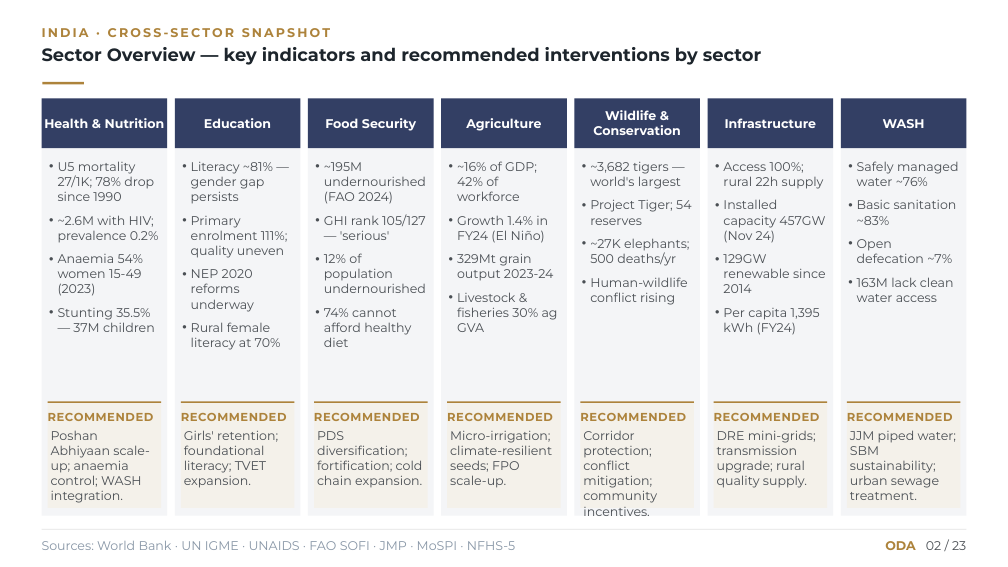
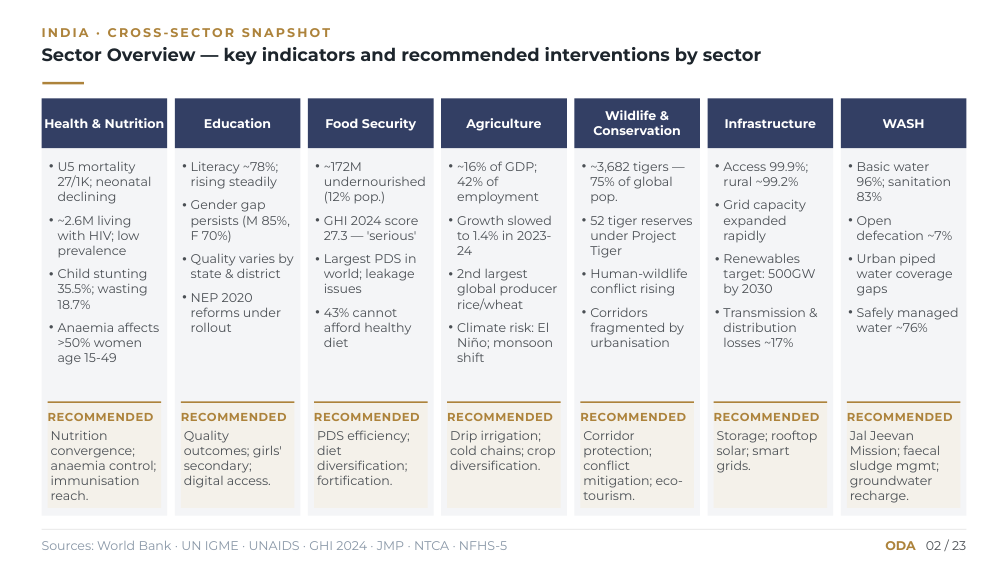
Before and after one commit to developmentihpc-cpu/cad-dashboard, a slide deck: slide 2 of docs/reports/India_Country_Proposal.pptx. Drawn at 1008x567 pixels with LibreOffice and Linux fonts; fonts in the diff are those of the drawing. Boxes give left, top, right and bottom in pixels: in the first picture for what was removed or moved away, otherwise in the second. Text is boxed around its words. In the diff, an @@ line names an element or a change of style, - is before the commit and + after.

```diff
--- a/docs/reports/India_Country_Proposal.pptx
+++ b/docs/reports/India_Country_Proposal.pptx
@@ text at box(58, 161, 160, 365): text changed @@
-• U5 mortality 27/1K; 78% drop since 1990
-• ~2.6M with HIV; prevalence 0.2%
-• Anaemia 54% women 15-49 (2023)
-• Stunting 35.5% — 37M children
+• U5 mortality 27/1K; neonatal declining
+• ~2.6M living with HIV; low prevalence
+• Child stunting 35.5%; wasting 18.7%
+• Anaemia affects >50% women age 15-49
@@ text at box(191, 162, 293, 332): text changed @@
-• Literacy ~81% — gender gap persists
-• Primary enrolment 111%; quality uneven
-• NEP 2020 reforms underway
-• Rural female literacy at 70%
+• Literacy ~78%; rising steadily
+• Gender gap persists (M 85%, F 70%)
+• Quality varies by state & district
+• NEP 2020 reforms under rollout
@@ text at box(324, 162, 426, 347): text changed @@
-• ~195M undernourished (FAO 2024)
-• GHI rank 105/127 — 'serious'
-• 12% of population undernourished
-• 74% cannot afford healthy diet
+• ~172M undernourished (12% pop.)
+• GHI 2024 score 27.3 — 'serious'
+• Largest PDS in world; leakage issues
+• 43% cannot afford healthy diet
@@ text at box(457, 161, 558, 362): text changed @@
-• ~16% of GDP; 42% of workforce
-• Growth 1.4% in FY24 (El Niño)
-• 329Mt grain output 2023-24
-• Livestock & fisheries 30% ag GVA
+• ~16% of GDP; 42% of employment
+• Growth slowed to 1.4% in 2023-24
+• 2nd largest global producer rice/wheat
+• Climate risk: El Niño; monsoon shift
@@ text at box(590, 162, 693, 258): text changed @@
-• ~3,682 tigers — world's largest
-• Project Tiger; 54 reserves
-• ~27K elephants; 500 deaths/yr
+• ~3,682 tigers — 75% of global pop.
+• 52 tiger reserves under Project Tiger
@@ text at box(723, 162, 815, 347): text changed @@
-• Access 100%; rural 22h supply
-• Installed capacity 457GW (Nov 24)
-• 129GW renewable since 2014
-• Per capita 1,395 kWh (FY24)
+• Access 99.9%; rural ~99.2%
+• Grid capacity expanded rapidly
+• Renewables target: 500GW by 2030
+• Transmission & distribution losses ~17%
@@ text at box(857, 162, 953, 296): paragraphs added @@
+• Basic water 96%; sanitation 83%
+• Open defecation ~7%
+• Urban piped water coverage gaps
@@ text at box(857, 200, 957, 302): paragraphs removed @@
-• Basic sanitation ~83%
-• Open defecation ~7%
-• 163M lack clean water access
@@ text at box(590, 308, 684, 347): paragraph added @@
+• Corridors fragmented by urbanisation
@@ text at box(51, 431, 156, 500): text changed @@
-Poshan Abhiyaan scale-up; anaemia control; WASH integration.
+Nutrition convergence; anaemia control; immunisation reach.
@@ text at box(184, 431, 282, 488): text changed @@
-Girls' retention; foundational literacy; TVET expansion.
+Quality outcomes; girls' secondary; digital access.
@@ text at box(317, 430, 410, 485): text changed @@
-PDS diversification; fortification; cold chain expansion.
+PDS efficiency; diet diversification; fortification.
@@ text at box(450, 431, 555, 470): text changed @@
-Micro-irrigation; climate-resilient seeds; FPO scale-up.
+Drip irrigation; cold chains; crop diversification.
@@ text at box(583, 431, 683, 500): text changed @@
-Corridor protection; conflict mitigation; community incentives.
+Corridor protection; conflict mitigation; eco-tourism.
@@ text at box(717, 430, 817, 473): text changed @@
-DRE mini-grids; transmission upgrade; rural quality supply.
+Storage; rooftop solar; smart grids.
@@ text at box(850, 431, 940, 503): text changed @@
-JJM piped water; SBM sustainability; urban sewage treatment.
+Jal Jeevan Mission; faecal sludge mgmt; groundwater recharge.
@@ text at box(42, 541, 507, 550): text changed @@
-Sources: World Bank · UN IGME · UNAIDS · FAO SOFI · JMP · MoSPI · NFHS-5
+Sources: World Bank · UN IGME · UNAIDS · GHI 2024 · JMP · NTCA · NFHS-5
```
Also in this commit, not shown: 18 other slides changed, 2 other files.
